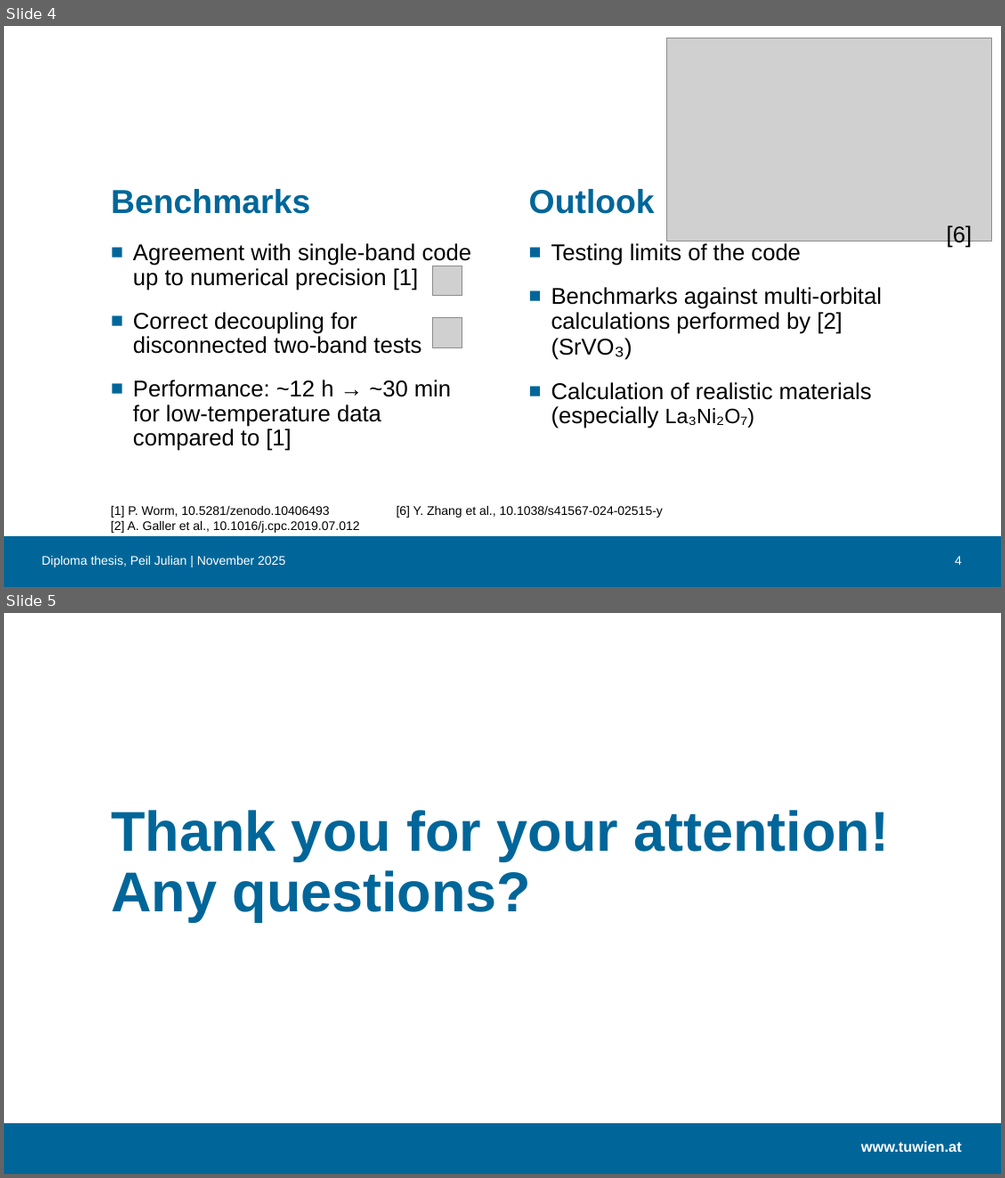
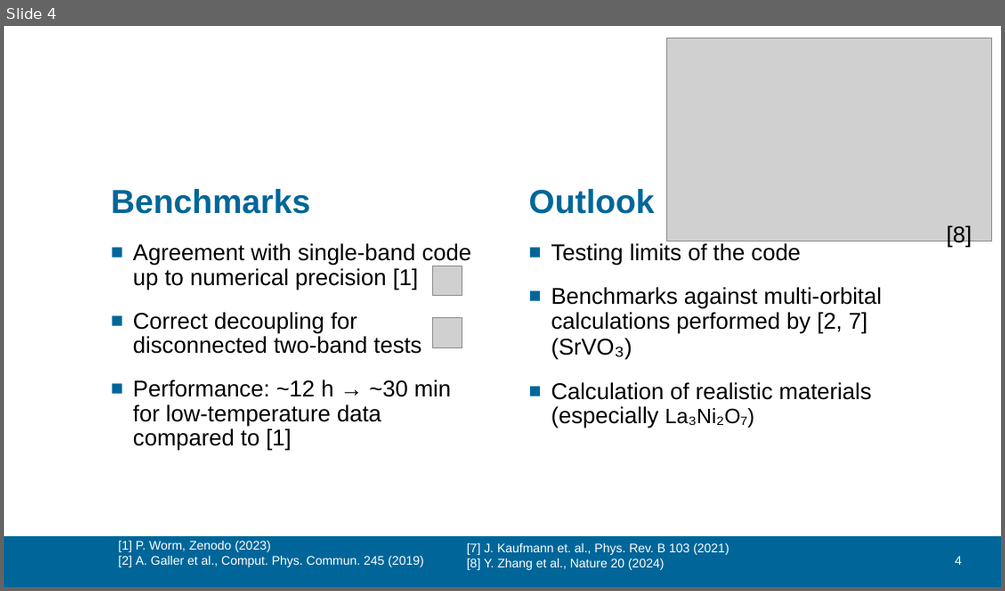
Before and after one commit to Julpe/MasterThesis, a slide deck: Chapters/Diploma_thesis_presentation.pptx. Shown one above the other, each under a label of ours: slides 4 and 5 before the commit, slide 4 after it. The pictures are 1005x1178 and 1005x591 pixels, drawn with LibreOffice and Linux fonts; fonts in the diff are those of the drawing; grey boxes stand for pictures; background and template pictures are left out. Boxes give left, top, right and bottom in pixels: in the first picture for what was removed or moved away, otherwise in the second. Text is boxed around its words. In the diff, an @@ line names an element or a change of style, - is before the commit and + after.

Commit message:
Added updated diploma thesis presentation

```diff
--- a/Chapters/Diploma_thesis_presentation.pptx
+++ b/Chapters/Diploma_thesis_presentation.pptx
@@ slide 5 removed at <box>4,613,1001,1174</box>, background #FFFFFF; not listed: 1 template element that a slide beside it also shows @@
@@ title removed at <box>111,810,890,921</box> @@
-Thank you for your attention! Any questions?
@@ text removed at <box>861,1141,962,1151</box> @@
-www.tuwien.at
@@ slide 4 changed as well @@
@@ text at <box>947,225,971,248</box>: text changed @@
-[6]
+[8]
@@ text at <box>551,287,882,334</box>: text changed @@
-■ Benchmarks against multi-orbital calculations performed by [2] (SrVO₃)
+■ Benchmarks against multi-orbital calculations performed by [2, 7] (SrVO₃)
@@ text removed at <box>41,556,285,567</box> @@
-Diploma thesis, Peil Julian | November 2025
@@ text at <box>118,540,423,567</box>: text changed; text colour #000000 to #FFFFFF @@
-[1] P. Worm, 10.5281/zenodo.10406493
-[2] A. Galler et al., 10.1016/j.cpc.2019.07.012
+[1] P. Worm, Zenodo (2023)
+[2] A. Galler et al., Comput. Phys. Commun. 245 (2019)
@@ text at <box>467,543,728,570</box>: text changed; text colour #000000 to #FFFFFF @@
-[6] Y. Zhang et al., 10.1038/s41567-024-02515-y
+[7] J. Kaufmann et. al., Phys. Rev. B 103 (2021)
+[8] Y. Zhang et al., Nature 20 (2024)
```
Also in this commit, not shown: 3 other slides changed, 2 slides added, 2 other files.
